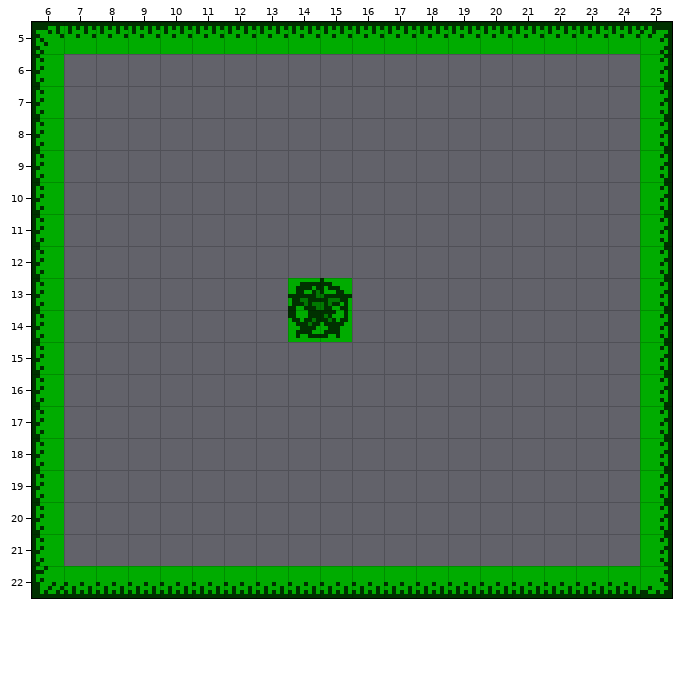
An edit to a level. Tiled map, res/assets/tiled/level0.tmx. The picture above was drawn from the file before the commit.
Cells are 8x8 px. Shown: x 6..25, y 5..22.
The same view after the edit:
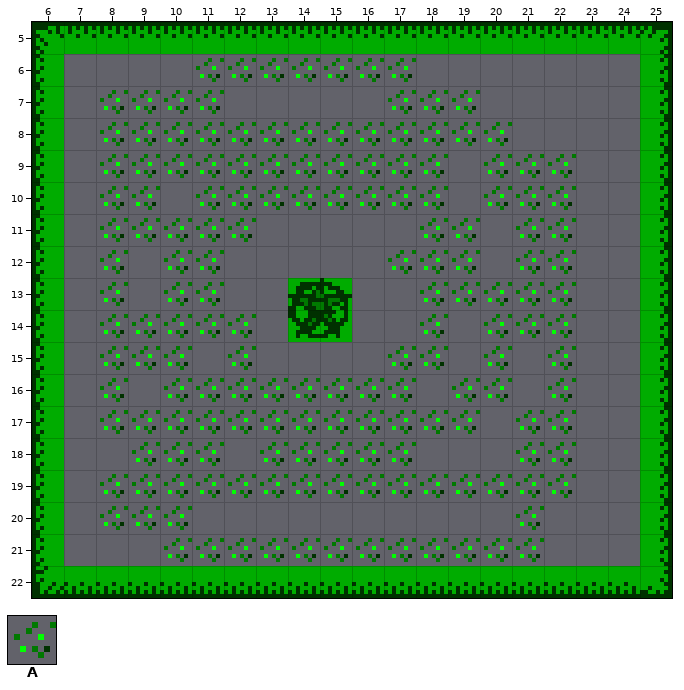
Key: from "tileset0_testing": A 7.
_ is an empty cell.
Edits made:
Changed rows in their new state; . is an unchanged cell.
Layer "Tile Layer 1":
first column x 8:
 6 ...AAAAAAA.....
 7 AAAA.....AAA...
 8 AAAAAAAAAAAAA..
 9 AAAAAAAAAAA.AAA
10 AA.AAAAAAAA.AAA
11 AAAAA.....AA.AA
12 A.AA.....AAA.AA
13 A.AA......AAAAA
14 AAAAA.....A.AAA
15 AAA.A....AA.A.A
16 A.AAAAAAAA.AA.A
17 AAAAAAAAAAAA.AA
18 .AAA.AAAAA...AA
19 AAAAAAAAAAAAAAA
20 AAA..........A.
21 ..AAAAAAAAAAAA.
Boxes around the changes in both pictures, in picture pixels (x1, y1, x2, y2):
added: (100, 58, 576, 562)
